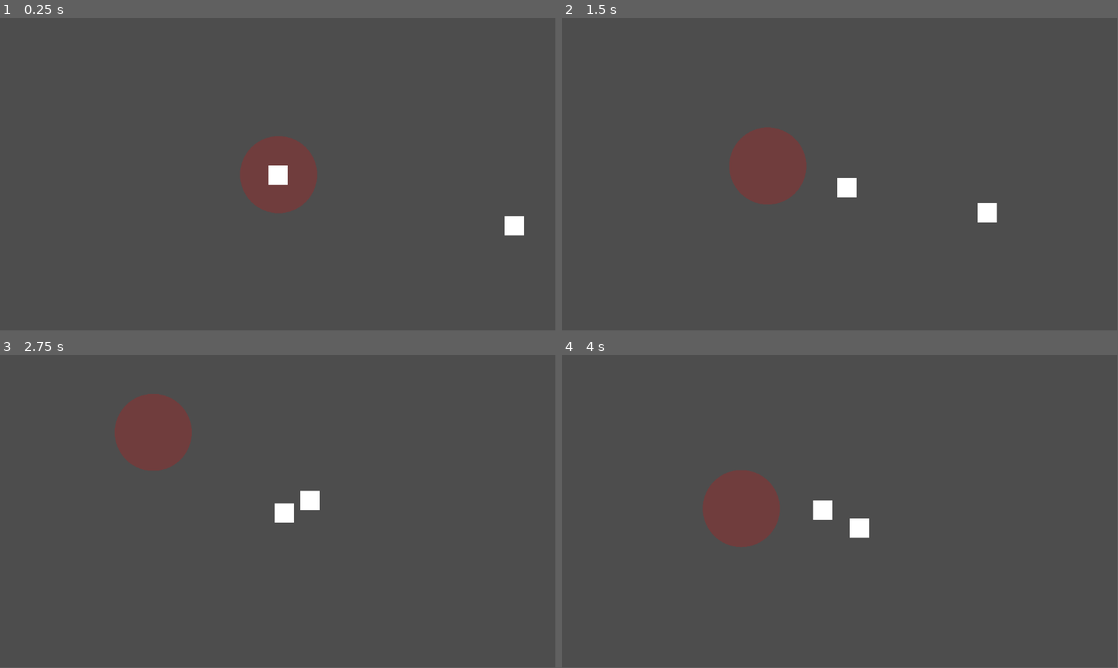
Above: before the commit, frames 1-4 (two rows, left to right).
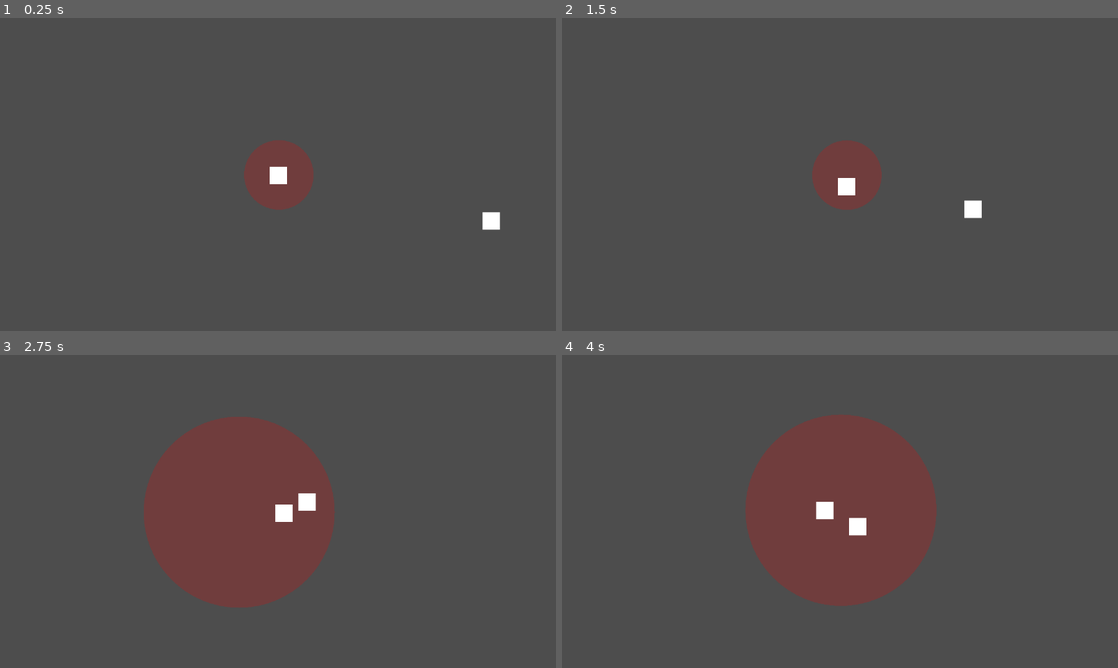
Above: after the commit, the same moments.

Repository: Riot2Code/stat-driven-combat-core
Game: Godot game, scene res://scenes/Main.tscn
Two runs of this game, one before a commit and one after it. Both use one fixed random seed, a clock stepped at 60 frames per second and the inputs below.
Inputs:
- Up to frame 1 (0.25 s): no input
- Up to frame 2 (1.5 s): tap Enter at 0.5 s; hold D (move_right) 0.53-1.28 s; hold Space (attack) 0.53-1.28 s; tap 1 (attack_mode_1, bound only after the commit) at 0.8, 1.35 s; hold S (move_down) from 1.28 s (still down)
- Up to frame 3 (2.75 s): tap 2 (attack_mode_2, bound only after the commit) at 1.55 s; release S (move_down) at 2.03 s; hold D (move_right) from 2.03 s (still down); hold 2 (attack_mode_2, bound only after the commit) from 2.03 s (still down); tap Space (attack) at 2.3 s
- Up to frame 4 (4 s): release D (move_right) at 2.78 s; release 2 (attack_mode_2, bound only after the commit) at 2.78 s; hold W (move_up) 2.78-3.53 s; tap Space (attack) at 2.85 s; tap 1 (attack_mode_1, bound only after the commit) at 3.05 s; hold A (move_left) from 3.53 s (still down); hold 1 (attack_mode_1, bound only after the commit) from 3.53 s (still down); tap 2 (attack_mode_2, bound only after the commit) at 3.8 s
In our replay, the window is 799x449 before the commit and 800x450 after it. These sizes can differ from the game's own. Grey fills any space a smaller window leaves; there, only what the larger window draws over its background counts as a difference.

The runs differ from the first frame. In frame 1, 0.9% of the frame differs, in the area x 43-95%, y 37-70%; in frame 2, 5.0%; in frame 3, 18%, in the area x 20-61%, y 12-81%; in frame 4, 17%.

Commit message:
Added 2 attack modes. Melee + Ranged
Prep MobAI for counter-attacks

Diff:
--- a/project.godot
+++ b/project.godot
@@ -14,6 +14,11 @@
 run/main_scene="uid://b2uep2fut66xq"
 config/features=PackedStringArray("4.5", "Forward Plus")
 config/icon="res://icon.svg"
+
+[display]
+
+window/size/viewport_width=1280
+window/size/viewport_height=720
 
 [input]
 
@@ -55,3 +60,13 @@
 , Object(InputEventJoypadButton,"resource_local_to_scene":false,"resource_name":"","device":-1,"button_index":14,"pressure":0.0,"pressed":true,"script":null)
 ]
 }
+attack_mode_1={
+"deadzone": 0.2,
+"events": [Object(InputEventKey,"resource_local_to_scene":false,"resource_name":"","device":-1,"window_id":0,"alt_pressed":false,"shift_pressed":false,"ctrl_pressed":false,"meta_pressed":false,"pressed":false,"keycode":0,"physical_keycode":49,"key_label":0,"unicode":49,"location":0,"echo":false,"script":null)
+]
+}
+attack_mode_2={
+"deadzone": 0.2,
+"events": [Object(InputEventKey,"resource_local_to_scene":false,"resource_name":"","device":-1,"window_id":0,"alt_pressed":false,"shift_pressed":false,"ctrl_pressed":false,"meta_pressed":false,"pressed":false,"keycode":0,"physical_keycode":50,"key_label":0,"unicode":50,"location":0,"echo":false,"script":null)
+]
+}
--- a/scenes/Main.tscn
+++ b/scenes/Main.tscn
@@ -1,9 +1,12 @@
-[gd_scene load_steps=9 format=3 uid="uid://b2uep2fut66xq"]
+[gd_scene load_steps=12 format=3 uid="uid://b2uep2fut66xq"]
 
 [ext_resource type="Resource" uid="uid://dm5qclv2iishs" path="res://scripts/combat/resources/player_stats.tres" id="2_0bbpv"]
 [ext_resource type="Script" uid="uid://dfqhpmsb7w6vv" path="res://scripts/arena.gd" id="2_jlsqs"]
 [ext_resource type="Script" uid="uid://btd7lj8rvl3mn" path="res://scripts/combat/combat_resolver.gd" id="2_resolver"]
+[ext_resource type="Script" uid="uid://crfdob3i0hkqq" path="res://scripts/combat/attack_profile.gd" id="4_q8u5g"]
+[ext_resource type="Resource" uid="uid://bwqe4s5hnmkjt" path="res://scripts/combat/resources/melee.tres" id="5_lhr70"]
 [ext_resource type="Script" uid="uid://bkdi235mlli68" path="res://scripts/player_controller.gd" id="6_nxtc6"]
+[ext_resource type="Resource" uid="uid://dwe2va38w17rc" path="res://scripts/combat/resources/ranged.tres" id="6_wp0k4"]
 [ext_resource type="Resource" uid="uid://dmfljggpj5bun" path="res://scripts/combat/resources/mob_stats.tres" id="7_jlsqs"]
 [ext_resource type="Script" uid="uid://dt8k8tk0pn2vj" path="res://scripts/mob_ai.gd" id="7_nxtc6"]
 
@@ -16,6 +19,7 @@
 [node name="Main" type="Node2D"]
 
 [node name="CombatWorld" type="Node2D" parent="."]
+position = Vector2(817, 235)
 script = ExtResource("2_jlsqs")
 player_path = NodePath("../Entities/PlayerBody")
 mob_path = NodePath("../Entities/MobBody")
@@ -25,10 +29,12 @@
 script = ExtResource("2_resolver")
 
 [node name="Entities" type="Node2D" parent="."]
+position = Vector2(819, 235)
 
 [node name="PlayerBody" type="CharacterBody2D" parent="Entities"]
 position = Vector2(-334, -31)
 script = ExtResource("6_nxtc6")
+attacks = Array[ExtResource("4_q8u5g")]([ExtResource("5_lhr70"), ExtResource("6_wp0k4")])
 stats = ExtResource("2_0bbpv")
 
 [node name="CollisionShape2D" type="CollisionShape2D" parent="Entities/PlayerBody"]
--- a/scripts/arena.gd
+++ b/scripts/arena.gd
@@ -3,7 +3,6 @@
 @export var player_path: NodePath
 @export var mob_path: NodePath
 @export var resolver_path: NodePath
-@export var attack_range: float = 80.0
 
 @onready var player: PlayerController = get_node_or_null(player_path)
 @onready var mob: MobAI = get_node_or_null(mob_path)
@@ -14,7 +13,7 @@
 
 func _ready() -> void:
 	if player == null or mob == null or resolver == null:
-		push_error("Arena wiring is missing. Check exported NodePaths on CombatWorld (arena.gd).")
+		push_error("Arena wiring is missing. Check NodePaths.")
 		return
 
 	mob.set_target(player)
@@ -22,35 +21,48 @@
 
 func _unhandled_input(event: InputEvent) -> void:
 	if event.is_action_pressed("attack"):
-		if mob == null or resolver == null or player == null:
-			push_error("Arena refs are null during attack. Check NodePaths.")
-			return
+		_handle_attack()
 
-		# ---- RANGE CHECK ----
-		var dist: float = player.global_position.distance_to(mob.global_position)
-		if dist > attack_range:
-			print("Out of range (%.0f / %.0f)" % [dist, attack_range])
-			return
+	if event.is_action_pressed("attack_mode_1"):
+		player.set_attack_index(0)
+		queue_redraw()
 
-		if mob.is_dead():
-			print("Mob is dead.")
-			return
+	if event.is_action_pressed("attack_mode_2"):
+		player.set_attack_index(1)
+		queue_redraw()
 
-		var result: CombatResult = resolver.resolve_basic_attack(player.stats, mob.stats)
-		print(result.summary())
+func _handle_attack() -> void:
+	if player == null or mob == null or resolver == null:
+		return
 
-		if mob.is_dead():
-			_on_mob_killed()
+	if mob.is_dead():
+		print("Mob is dead.")
+		return
 
-	if event.is_action_pressed("reset_dummy"):
-		_respawn_mob()
+	var profile: AttackProfile = player.get_attack()
+	if profile == null:
+		push_error("Player has no AttackProfile assigned.")
+		return
 
-func _draw() -> void:
-	draw_circle(player.position, attack_range, Color(1, 0, 0, 0.2))
+	# ---- RANGE CHECK ----
+	var dist: float = player.global_position.distance_to(mob.global_position)
+	if dist > profile.range:
+		print("Out of range (%.0f / %.0f)" % [dist, profile.range])
+		return
+
+	var result: CombatResult = resolver.resolve_attack(
+		player.stats,
+		mob.stats,
+		profile
+	)
+
+	print("%s | %s" % [profile.display_name, result.summary()])
+
+	if mob.is_dead():
+		_on_mob_killed()
 
 func _on_mob_killed() -> void:
-	# Award XP (simple)
-	var award := 5 + mob.stats.level * 2
+	var award: int = 5 + mob.stats.level * 2
 	xp += award
 	print("Gained XP: %d (Total: %d / %d)" % [award, xp, xp_to_next])
 
@@ -68,12 +80,24 @@
 	player.stats.defense += 1
 	player.stats.accuracy += 1
 
-	# Make next level a bit harder
 	xp_to_next = int(round(float(xp_to_next) * 1.35))
-
 	print("LEVEL UP! Now level %d. Next XP: %d" % [player.stats.level, xp_to_next])
 
 func _respawn_mob() -> void:
 	mob.stats.hp = mob.stats.max_hp
-	mob.global_position = Vector2(700, 350) # pick a spot in your arena
+	mob.global_position = Vector2(700, 350)
 	print("Mob respawned.")
+
+func _draw() -> void:
+	if player == null:
+		return
+
+	var profile: AttackProfile = player.get_attack()
+	if profile == null:
+		return
+
+	draw_circle(
+		to_local(player.global_position),
+		profile.range,
+		Color(1, 0, 0, 0.2)
+	)
--- /dev/null
+++ b/scripts/combat/attack_profile.gd
@@ -0,0 +1,13 @@
+#scripts/combat/attack_profile.gd
+class_name AttackProfile
+extends Resource
+
+@export var display_name: String = "Melee"
+@export var range: float = 80.0
+
+# Balance knobs
+@export var damage_multiplier: float = 1.0
+@export var accuracy_bonus: float = 0.0
+
+#Later: cooldown, cast time, projectile, etc.
+@export var cooldown: float = 0.0
--- a/scripts/combat/combat_resolver.gd
+++ b/scripts/combat/combat_resolver.gd
@@ -13,11 +13,24 @@
 	_rng.seed = rng_seed
 
 func resolve_basic_attack(attacker: Stats, defender: Stats) -> CombatResult:
+	return resolve_attack(attacker, defender, null)
 	var r: CombatResult = CombatResult.new()
 	r.attacker_name = attacker.name
 	r.defender_name = defender.name
 
 	r.defender_hp_before = defender.hp
+
+func resolve_attack(attacker: Stats, defender: Stats, profile: AttackProfile) -> CombatResult:
+	var r: CombatResult = CombatResult.new()
+	r.attacker_name = attacker.name
+	r.defender_name = defender.name
+	r.defender_hp_before = defender.hp
+
+	var acc_bonus: float = 0.0
+	var dmg_mult: float = 1.0
+	if profile != null:
+		acc_bonus = profile.accuracy_bonus
+		dmg_mult = profile.damage_multiplier
 
 	# ---- HIT CHECK (simple but robust) ----
 	# Convert to an effective hit chance, clamped.
@@ -38,7 +51,7 @@
 
 	# ---- DAMAGE ----
 	var base_damage :int= maxi(attacker.attack - defender.defense, 1)
-	var final_damage := float(base_damage)
+	var final_damage := float(base_damage) * dmg_mult
 	if r.crit:
 		final_damage *= attacker.crit_multiplier
 
--- /dev/null
+++ b/scripts/combat/resources/melee.tres
@@ -0,0 +1,7 @@
+[gd_resource type="Resource" script_class="AttackProfile" load_steps=2 format=3 uid="uid://bwqe4s5hnmkjt"]
+
+[ext_resource type="Script" uid="uid://crfdob3i0hkqq" path="res://scripts/combat/attack_profile.gd" id="1_sl0w2"]
+
+[resource]
+script = ExtResource("1_sl0w2")
+metadata/_custom_type_script = "uid://crfdob3i0hkqq"
--- /dev/null
+++ b/scripts/combat/resources/ranged.tres
@@ -0,0 +1,11 @@
+[gd_resource type="Resource" script_class="AttackProfile" load_steps=2 format=3 uid="uid://dwe2va38w17rc"]
+
+[ext_resource type="Script" uid="uid://crfdob3i0hkqq" path="res://scripts/combat/attack_profile.gd" id="1_equd2"]
+
+[resource]
+script = ExtResource("1_equd2")
+display_name = "Ranged"
+range = 220.0
+damage_multiplier = 0.7
+accuracy_bonus = -5.0
+metadata/_custom_type_script = "uid://crfdob3i0hkqq"
--- a/scripts/mob_ai.gd
+++ b/scripts/mob_ai.gd
@@ -44,3 +44,6 @@
 		velocity = Vector2.ZERO
 
 	move_and_slide()
+# TODO: attack_range
+# TODO: attack cooldown
+# TODO: emit attack signal
--- a/scripts/player_controller.gd
+++ b/scripts/player_controller.gd
@@ -3,6 +3,21 @@
 extends Actor
 
 @export var move_speed: float = 220.0
+
+# Attack modes (drag AttackProfile .tres files into this array)
+@export var attacks: Array[AttackProfile] = []
+var attack_index: int = 0
+
+func get_attack() -> AttackProfile:
+	if attacks.is_empty():
+		return null
+	return attacks[clampi(attack_index, 0, attacks.size() - 1)]
+
+func set_attack_index(i: int) -> void:
+	if attacks.is_empty():
+		return
+	attack_index = clampi(i, 0, attacks.size() - 1)
+	print("Attack mode:", get_attack().display_name)
 
 func _physics_process(_delta: float) -> void:
 	var input := Vector2(
Not shown, added: scripts/combat/attack_profile.gd.uid
